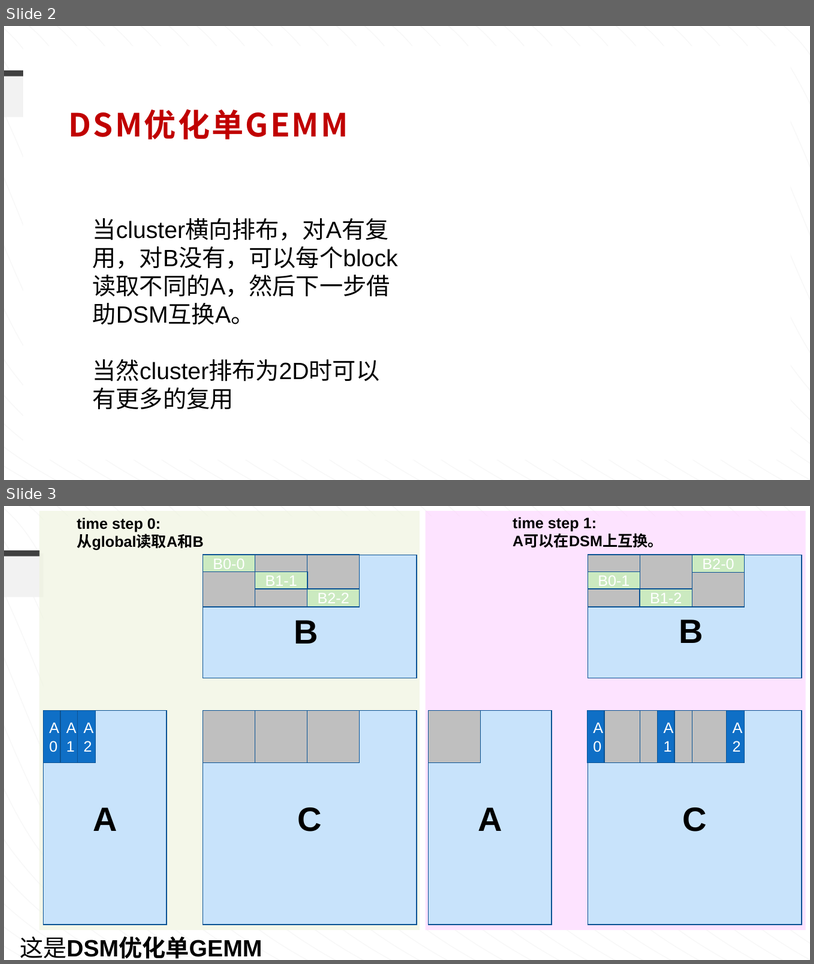
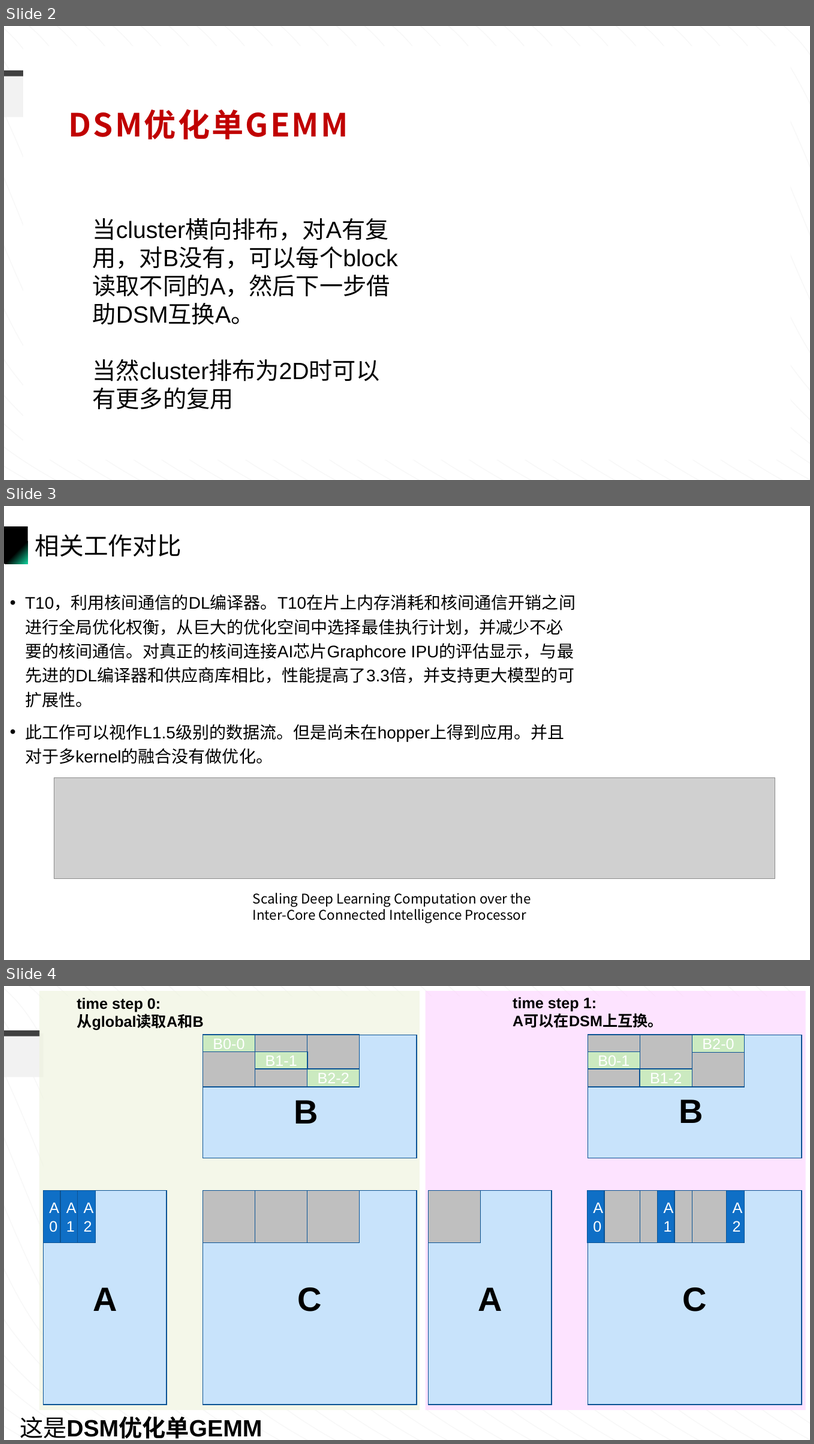
Before and after one commit to ziyuhuang123/dataflow_code, a slide deck: weekly_report/0815汇报/汇报-0815.pptx. Shown one above the other, each under a label of ours: slides 2 and 3 before the commit, slides 2, 3 and 4 after it. The pictures are 814x964 and 814x1444 pixels, drawn with LibreOffice and Linux fonts; fonts in the diff are those of the drawing; grey boxes stand for pictures; background and template pictures are left out. Boxes give left, top, right and bottom in pixels: in the first picture for what was removed or moved away, otherwise in the second. Text is boxed around its words. In the diff, an @@ line names an element or a change of style, - is before the commit and + after.

```diff
--- a/weekly_report/0815汇报/汇报-0815.pptx
+++ b/weekly_report/0815汇报/汇报-0815.pptx
@@ slide 3 added at (x1=4, y1=506, x2=810, y2=960), background #FFFFFF at 34% opacity @@
@@ rectangle added at (x1=4, y1=526, x2=27, y2=564), fill gradient #000000 to #10CF9B @@
@@ title added at (x1=35, y1=534, x2=182, y2=557), 29 pt, text #000000 @@
+相关工作对比
@@ text added at (x1=25, y1=596, x2=576, y2=764), 20 pt, text #000000 @@
+• T10，利用核间通信的DL编译器。T10在片上内存消耗和核间通信开销之间进行全局优化权衡，从巨大的优化空间中选择最佳执行计划，并减少不必要的核间通信。对真正的核间连接AI芯片Graphcore IPU的评估显示，与最先进的DL编译器和供应商库相比，性能提高了3.3倍，并支持更大模型的可扩展性。
+• 此工作可以视作L1.5级别的数据流。但是尚未在hopper上得到应用。并且对于多kernel的融合没有做优化。
@@ picture added at (x1=54, y1=777, x2=776, y2=878) @@
@@ text added at (x1=253, y1=892, x2=531, y2=922), 16 pt, text #000000 @@
+Scaling Deep Learning Computation over the
+Inter-Core Connected Intelligence Processor
@@ what was slide 3 is now slide 4 @@
```
Also in this commit, not shown: 14 other files.
